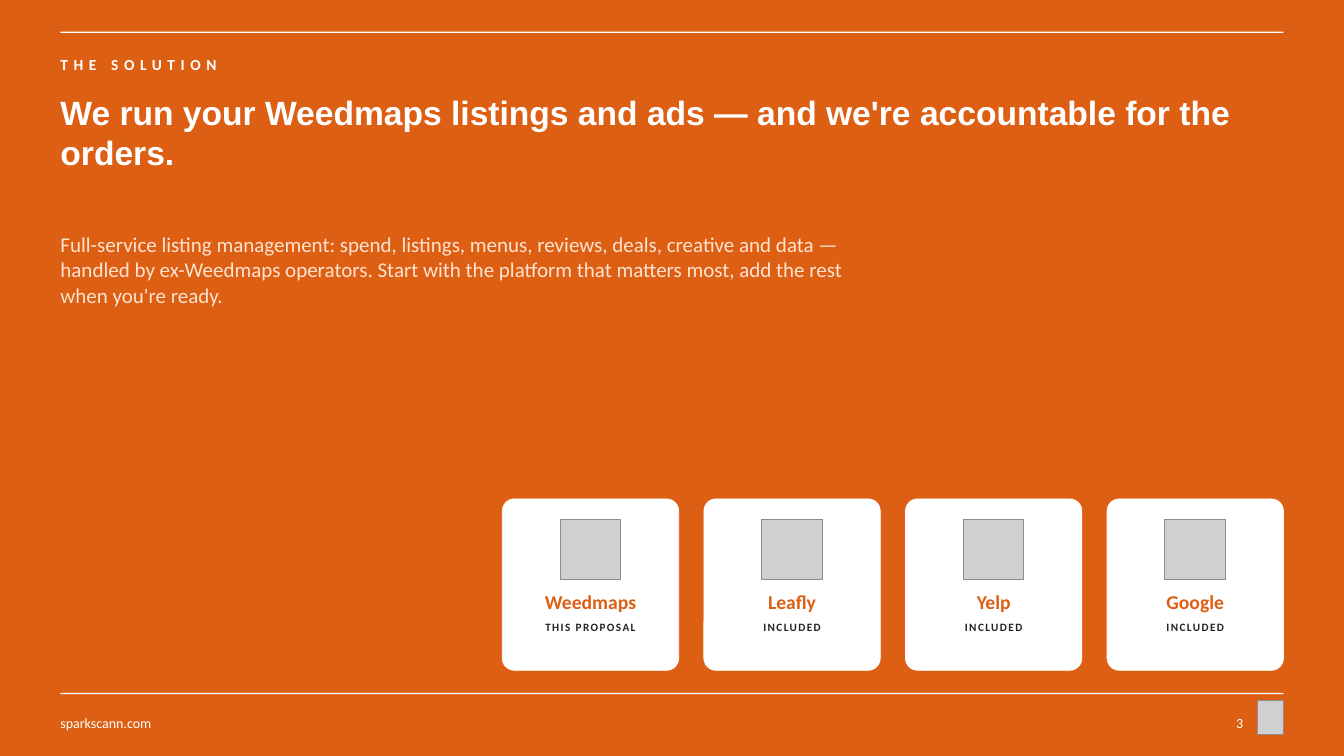
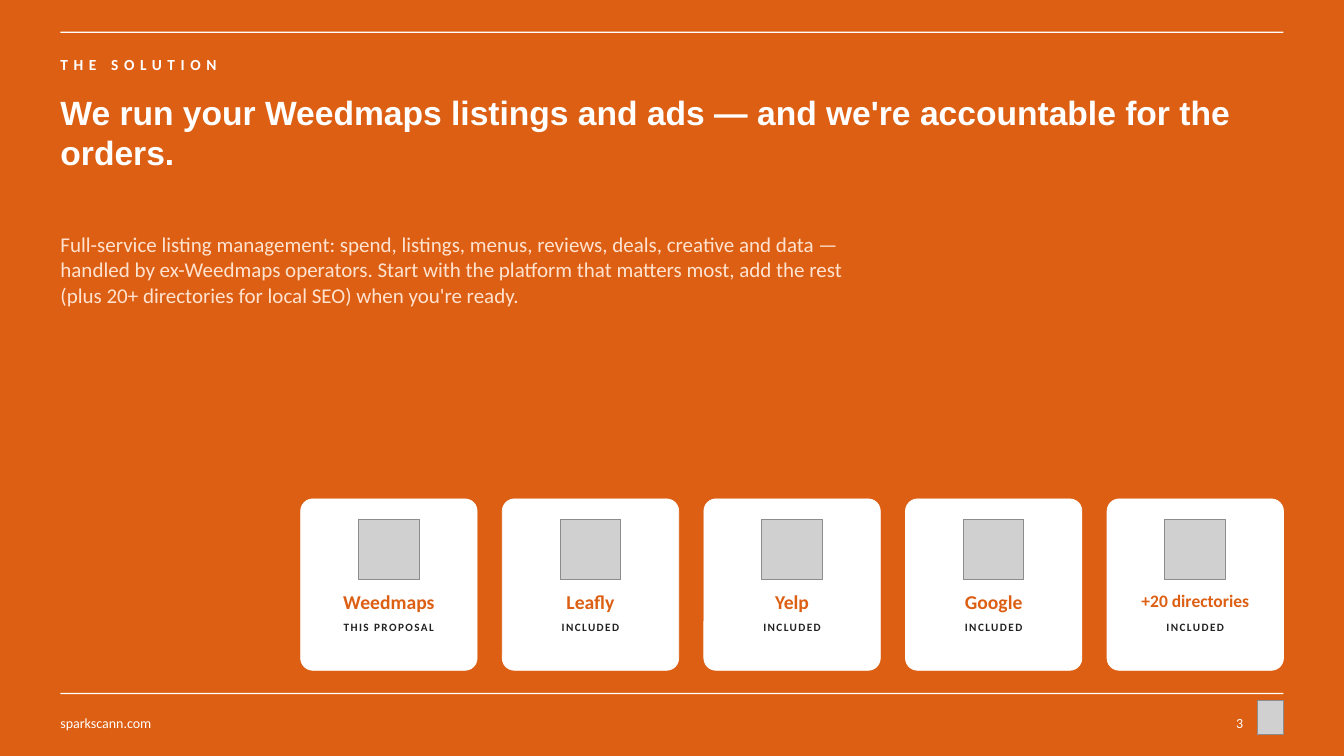
Before and after one commit to sparksmanagement/pitchdeckspecialist, a slide deck: slide 3 of decks/Sparks-x-example-green-valley.pptx. Drawn at 1344x756 pixels with LibreOffice and Linux fonts; fonts in the diff are those of the drawing; grey boxes stand for pictures. Boxes give left, top, right and bottom in pixels: in the first picture for what was removed or moved away, otherwise in the second. Text is boxed around its words. In the diff, an @@ line names an element or a change of style, - is before the commit and + after.

```diff
--- a/decks/Sparks-x-example-green-valley.pptx
+++ b/decks/Sparks-x-example-green-valley.pptx
@@ text at bbox=[60, 237, 841, 307]: text changed @@
-Full-service listing management: spend, listings, menus, reviews, deals, creative and data — handled by ex-Weedmaps operators. Start with the platform that matters most, add the rest when you're ready.
+Full-service listing management: spend, listings, menus, reviews, deals, creative and data — handled by ex-Weedmaps operators. Start with the platform that matters most, add the rest (plus 20+ directories for local SEO) when you're ready.
@@ rounded rectangle added at bbox=[300, 499, 477, 670], fill #FFFFFF, outline #FFFFFF 0.5 pt @@
@@ picture added at bbox=[359, 519, 419, 580] @@
@@ 5 texts: place and size @@
-5 texts at bbox=[545, 595, 1224, 631]
+5 texts at bbox=[343, 595, 1023, 631]
@@ text added at bbox=[1141, 594, 1249, 607], 12.5 pt, text #DD5F13, bold @@
++20 directories
@@ text added at bbox=[562, 623, 619, 631], 8 pt, text #222222, bold @@
+INCLUDED
```
Also in this commit, not shown: 3 other slides changed, 8 other files.
